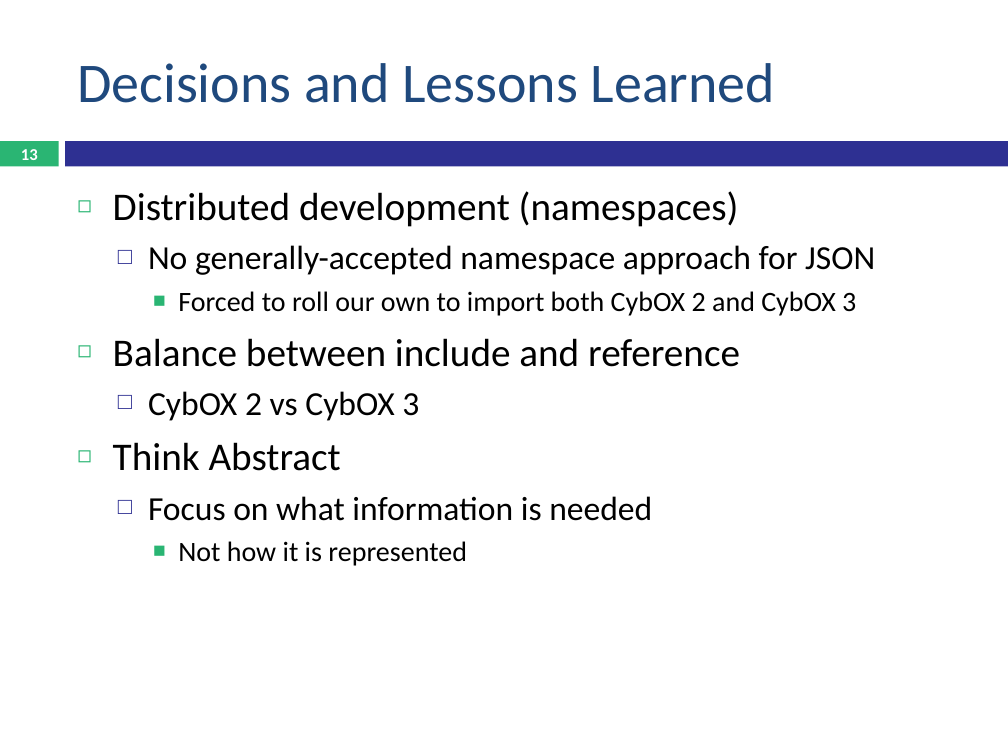
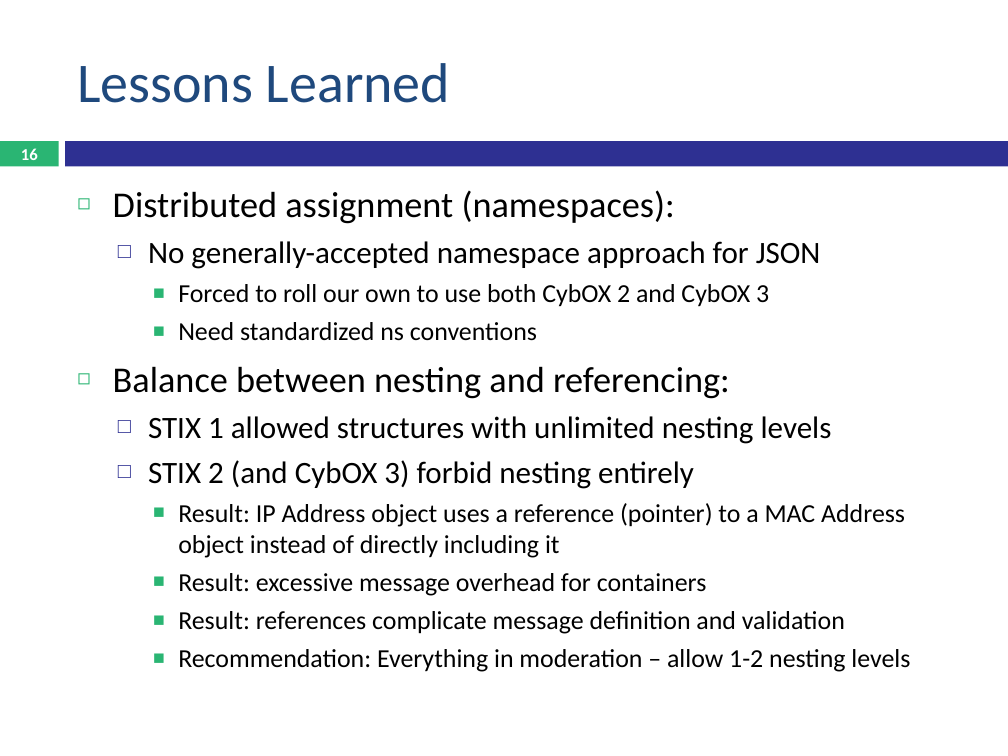
Before and after one commit to OpenC2-org/openc2-davaya, a slide deck: slide 16 of devel/OpenC2 Schema.pptx (slide 13 before the commit). Drawn at 1008x756 pixels with LibreOffice and Linux fonts; fonts in the diff are those of the drawing. Boxes give left, top, right and bottom in pixels: in the first picture for what was removed or moved away, otherwise in the second. Text is boxed around its words. In the diff, an @@ line names an element or a change of style, - is before the commit and + after.

```diff
--- a/devel/OpenC2 Schema.pptx
+++ b/devel/OpenC2 Schema.pptx
@@ title at (77, 63, 450, 103): text changed @@
-Decisions and Lessons Learned
+Lessons Learned
@@ page number at (21, 148, 38, 160): text changed @@
-13
+16
@@ text at (113, 190, 675, 224): text changed; size 28 to 25.9 pt @@
-◻ Distributed development (namespaces)
+◻ Distributed assignment (namespaces):
@@ text at (148, 241, 821, 269): size 24 to 22.2 pt in "No generally-accepted namespace approach for JSON" @@
@@ text at (113, 284, 910, 672): text changed; size 20 to 18.5 pt @@
-    ■ Forced to roll our own to import both CybOX 2 and CybOX 3
-◻ Balance between include and reference
-  □ CybOX 2 vs CybOX 3
-◻ Think Abstract
-  □ Focus on what information is needed
-    ■ Not how it is represented
+    ■ Forced to roll our own to use both CybOX 2 and CybOX 3
+    ■ Need standardized ns conventions
+◻ Balance between nesting and referencing:
+  □ STIX 1 allowed structures with unlimited nesting levels
+  □ STIX 2 (and CybOX 3) forbid nesting entirely
+    ■ Result: IP Address object uses a reference (pointer) to a MAC Address object instead of directly including it
+    ■ Result: excessive message overhead for containers
+    ■ Result: references complicate message definition and validation
+    ■ Recommendation: Everything in moderation – allow 1-2 nesting levels
```
Also in this commit, not shown: 3 other slides changed, 4 slides added, 1 slide removed.
